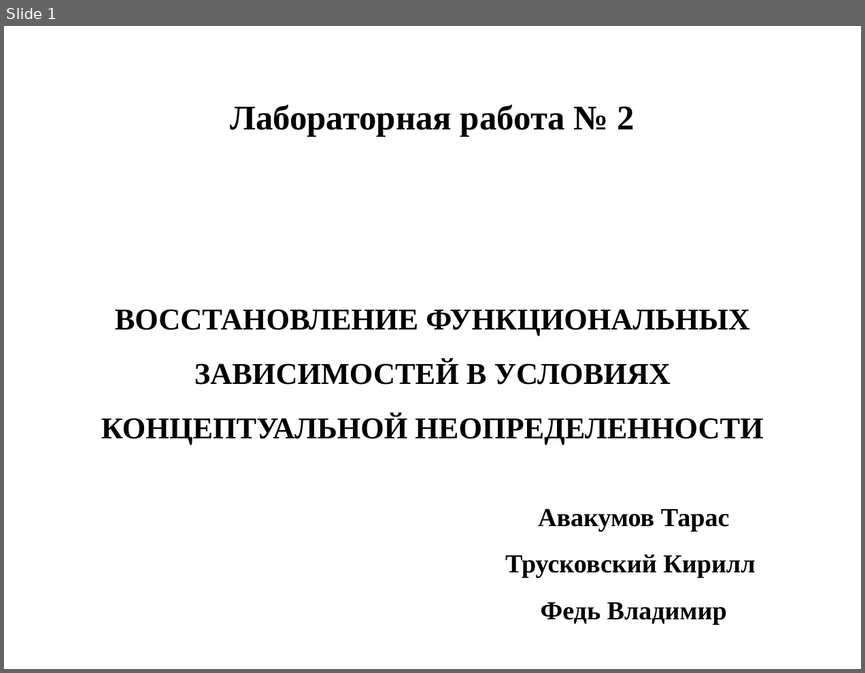
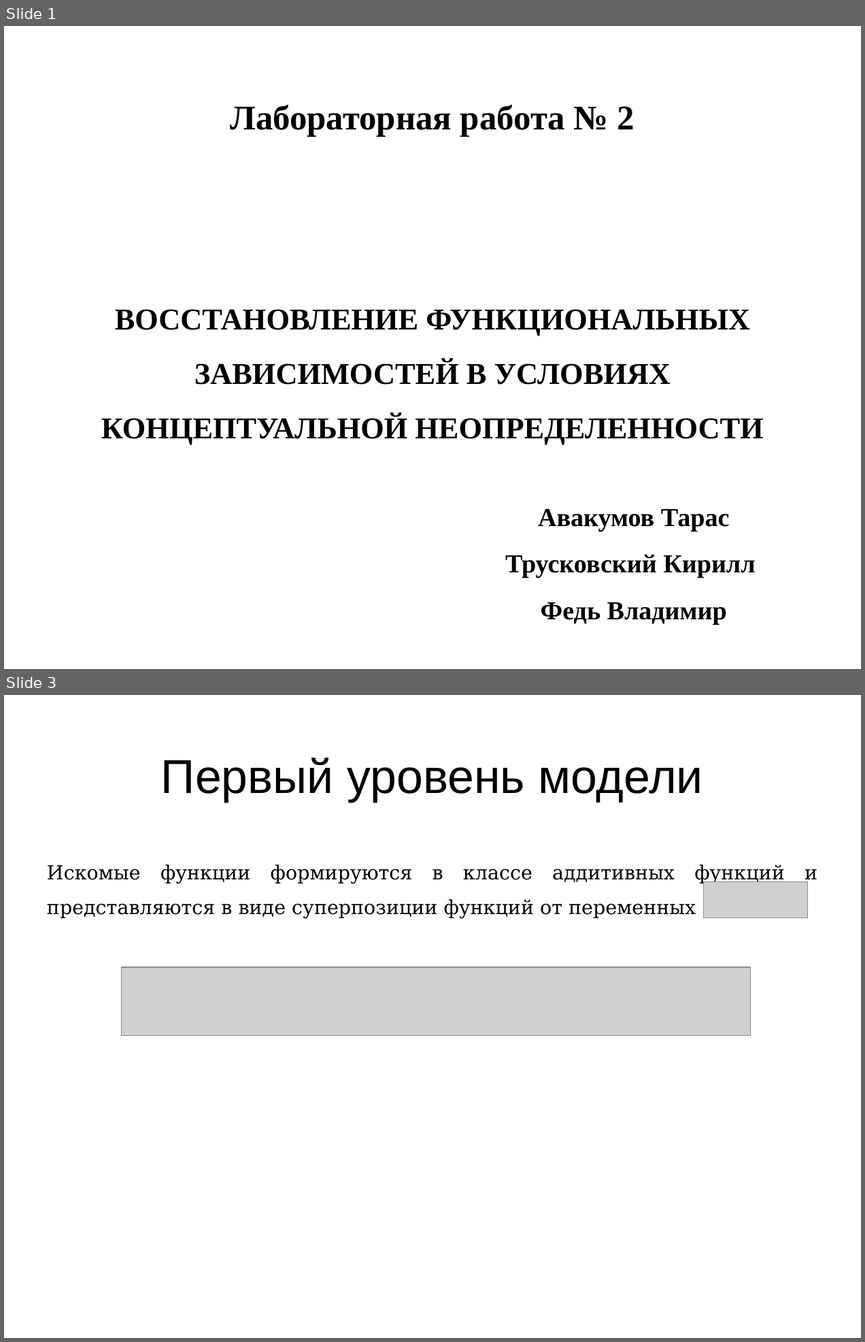
Before and after one commit to raptor3/OSA_lab_2, a slide deck: files/AvaTruFed.odp. Shown one above the other, each under a label of ours: slide 1 before the commit, slides 1 and 3 after it; the slides between them are not shown. The pictures are 865x673 and 865x1342 pixels, drawn with LibreOffice and Linux fonts; fonts in the diff are those of the drawing; grey boxes stand for pictures. Boxes give left, top, right and bottom in pixels: in the first picture for what was removed or moved away, otherwise in the second. Text is boxed around its words. In the diff, an @@ line names an element or a change of style, - is before the commit and + after.

```diff
--- a/files/AvaTruFed.odp
+++ b/files/AvaTruFed.odp
@@ slide 3 added at [4,695,861,1338], background #FFFFFF @@
@@ title added at [161,758,703,802], 44 pt, text #000000 @@
+Первый уровень модели
@@ text added at [47,864,784,918], 18 pt, text #000000 @@
+Искомые функции формируются в классе аддитивных функций и представляются в виде суперпозиции функций от переменных
@@ picture added at [704,881,808,918] @@
@@ picture added at [122,967,751,1036] @@
```
Also in this commit, not shown: 27 other slides added, 1 slide removed, 36 other files.
